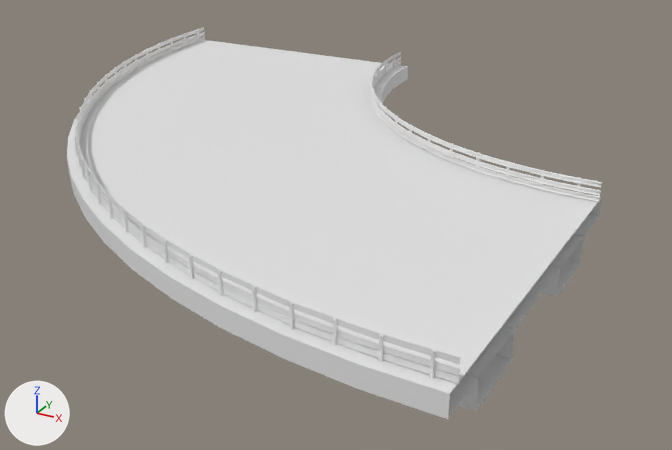
What one commit did to the FBX model Gamen't/Assets/Warner/Road/FBX/RoadTurnMid.fbx.
Camera for both pictures: a camera (50 mm lens) standing at (39.4, -34.9, 17.7) and looking at (14.5, 10.4, -4.9). Arrows for +X, +Y and +Z are at lower left; the lights stay in place. Where no turn or scale is listed for an object, it has been applied to the vertices.

The older version as bpy lines, for what is in view:
```python
mat_railingturnmid = principled_material('RailingTurnMid')
mat_railingturnmid.base_color = (0.8, 0.8, 0.8)  # white #e7e7e7
mat_roadturnmid = principled_material('RoadTurnMid')
mat_roadturnmid.base_color = (0.8, 0.8, 0.8)  # white #e7e7e7
me_plane_002 = bpy.data.meshes.new('Plane.002')
me_plane_002.from_pydata(...)  # 334 vertices, 288 faces; spans x -10.0..30.0, y -10.0..30.0, z -2.4..0.0
me_plane_002.materials.append(mat_roadturnmid)  # white #e7e7e7
# before: 14 (30.0, -10.0, 0.0) at pixel (449, 393), 15 (30.0, 10.0, 0.0) at pixel (601, 197), 16 (30.0, -6.0, 0.0) at pixel (491, 340), 17 (30.0, 6.0, 0.0) at pixel (579, 225), 18 (30.0, -10.0, -1.0) at pixel (448, 419)
# before: 19 (30.0, 10.0, -1.0) at pixel (598, 216), 20 (30.0, -7.1, -2.4) at pixel (476, 410), 21 (30.0, -3.1, -2.4) at pixel (512, 360), 22 (30.0, -3.1, -1.0) at pixel (515, 328), 23 (30.0, -7.1, -1.0) at pixel (478, 377)
# before: 24 (30.0, 7.1, -2.4) at pixel (580, 263), 25 (30.0, 3.1, -2.4) at pixel (556, 296), 26 (30.0, 3.1, -1.0) at pixel (559, 268), 27 (30.0, 7.1, -1.0) at pixel (583, 235)
me_plane_007 = bpy.data.meshes.new('Plane.007')
me_plane_007.from_pydata(...)  # 2374 vertices, 2227 faces; spans x -9.4..30.1, y -9.4..30.1, z 0.0..1.1
me_plane_007.materials.append(mat_railingturnmid)  # white #e7e7e7
ob_railingsmallturnmid = bpy.data.objects.new('RailingSmallTurnMid', me_plane_007)
ob_railingsmallturnmid.location = (0.0, 0.0, 0.0)
ob_roadsmallturnmid = bpy.data.objects.new('RoadSmallTurnMid', me_plane_002)
ob_roadsmallturnmid.location = (0.0, 0.0, 0.0)
```
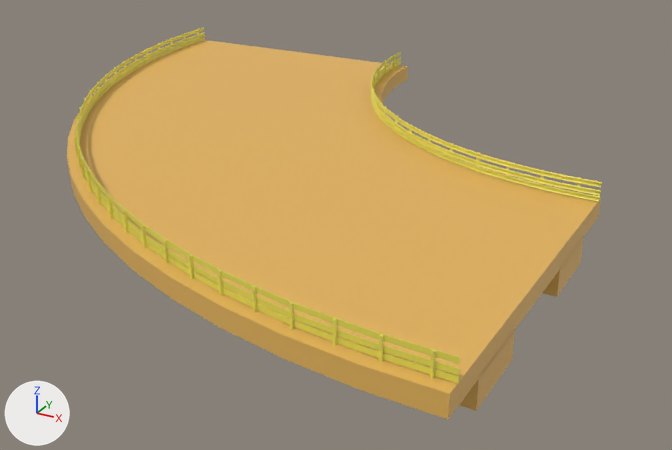
The change, as JSON lines over the scene's bpy script:
```json
{"op": "set", "path": "mat_railingturnmid.base_color", "old": "(0.8, 0.8, 0.8)", "new": "(0.8, 0.732, 0.0946)", "note": "white #e7e7e7 -> yellow #e7de57"}
{"op": "set", "path": "mat_roadturnmid.base_color", "old": "(0.8, 0.8, 0.8)", "new": "(0.8, 0.468, 0.109)", "note": "white #e7e7e7 -> orange #e7b65d"}
{"block": "me_plane_002", "where": "me_plane_002.from_pydata(...)  # 334 vertices, 288 faces; spans x -10.0..30.0, y -10.0..30.0, z -2.4..0.0"}
{"block": "me_plane_002", "where": "# used by ob_roadsmallturnmid; location = (0.0, 0.0, 0.0)"}
{"block": "me_plane_002", "where": "# verts and faces of me_plane_002; kept vertices keep their numbers, new ones are numbered from 334"}
{"block": "me_plane_002", "change": "me_plane_002 part 1"}
{"op": "add", "block": "me_plane_002", "code": "faces += [(24, 27, 26, 25), (20, 21, 22, 23), (16, 18, 19, 17), (14, 18, 16), (15, 17, 19)]"}
```

Where the change shows, as pixel boxes (x1, y1, x2, y2) in the pictures (672 x 450 px):
```json
{"object": "RoadSmallTurnMid", "change": "recoloured, reshaped", "before": [67, 40, 601, 419], "after": [67, 40, 601, 419], "on screen": "white to orange"}
{"object": "RailingSmallTurnMid", "change": "recoloured", "before": [74, 27, 602, 384], "after": [74, 27, 602, 384], "on screen": "white to yellow"}
{"part": 1, "of": "me_plane_002", "change": "added", "after": [448, 199, 601, 419]}
```
